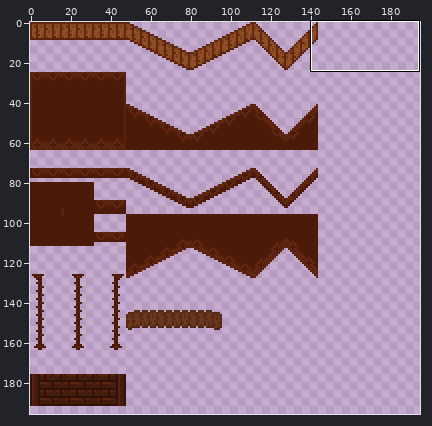
A pixel-art file gets an edit: Archivos Aseprite/Zonas/Teatro Argenteo/Bastidores/Backstage_Floor3x3.aseprite. Above: a wide view before the commit, with the close-up outlined.
Close-up. Before the edit:
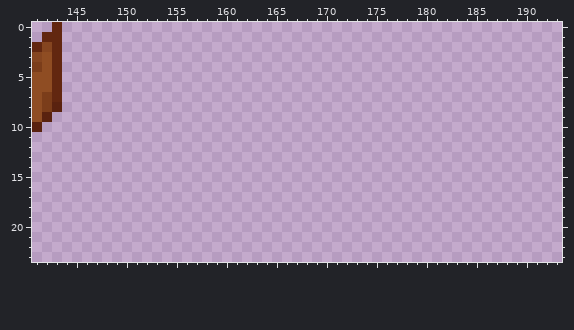
320x224 pixels, 1 frame. Colours within 5 levels of each other are drawn and written as one. Shown: x 141..193, y 0..23. The wide view leaves out empty margins.
New version:
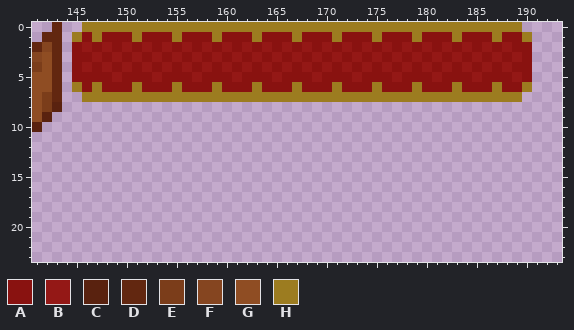
Palette (. is transparent): A #891210  B #941816  C #59220f  D #622710  E #7b3d1a  F #854520  G #8f4d23  H #9c7c20
Diff:
layer "Layer 5" added
Layer "Layer 5":
The author put colour A in row 1 at x 146, 148 to 150, 152 to 154, 156 to 158, 160 to 162, 164 to 166, 168 to 170, 172 to 174, 176 to 178, 180 to 182, 184 to 186 and 188 to 189; in row 2 at x 145, 147, 149, 151, 153, 155, 157, 159, 161, 163, 165, 167, 169, 171, 173, 175, 177, 179, 181, 183, 185, 187 and 189 to 190; in row 3 at x 145 to 146, 148, 150, 152, 154, 156, 158, 160, 162, 164, 166, 168, 170, 172, 174, 176, 178, 180, 182, 184, 186, 188 and 190; in row 4 at x 145, 147, 149, 151, 153, 155, 157, 159, 161, 163, 165, 167, 169, 171, 173, 175, 177, 179, 181, 183, 185, 187 and 189 to 190; in row 5 at x 145 to 148, 150 to 152, 154 to 156, 158 to 160, 162 to 164, 166 to 168, 170 to 172, 174 to 176, 178 to 180, 182 to 184, 186 to 188 and 190; in row 6 at x 146, 148 to 150, 152 to 154, 156 to 158, 160 to 162, 164 to 166, 168 to 170, 172 to 174, 176 to 178, 180 to 182, 184 to 186 and 188 to 189.
The author put colour B in row 2 at x 146, 148, 150, 152, 154, 156, 158, 160, 162, 164, 166, 168, 170, 172, 174, 176, 178, 180, 182, 184, 186 and 188; in row 3 at x 147, 149, 151, 153, 155, 157, 159, 161, 163, 165, 167, 169, 171, 173, 175, 177, 179, 181, 183, 185, 187 and 189; in row 4 at x 146, 148, 150, 152, 154, 156, 158, 160, 162, 164, 166, 168, 170, 172, 174, 176, 178, 180, 182, 184, 186 and 188; in row 5 at x 149, 153, 157, 161, 165, 169, 173, 177, 181, 185 and 189.
The author put colour H in row 0 at x 146 to 189; in row 1 at x 145, 147, 151, 155, 159, 163, 167, 171, 175, 179, 183, 187 and 190; in row 6 at x 145, 147, 151, 155, 159, 163, 167, 171, 175, 179, 183, 187 and 190; in row 7 at x 146 to 189.
